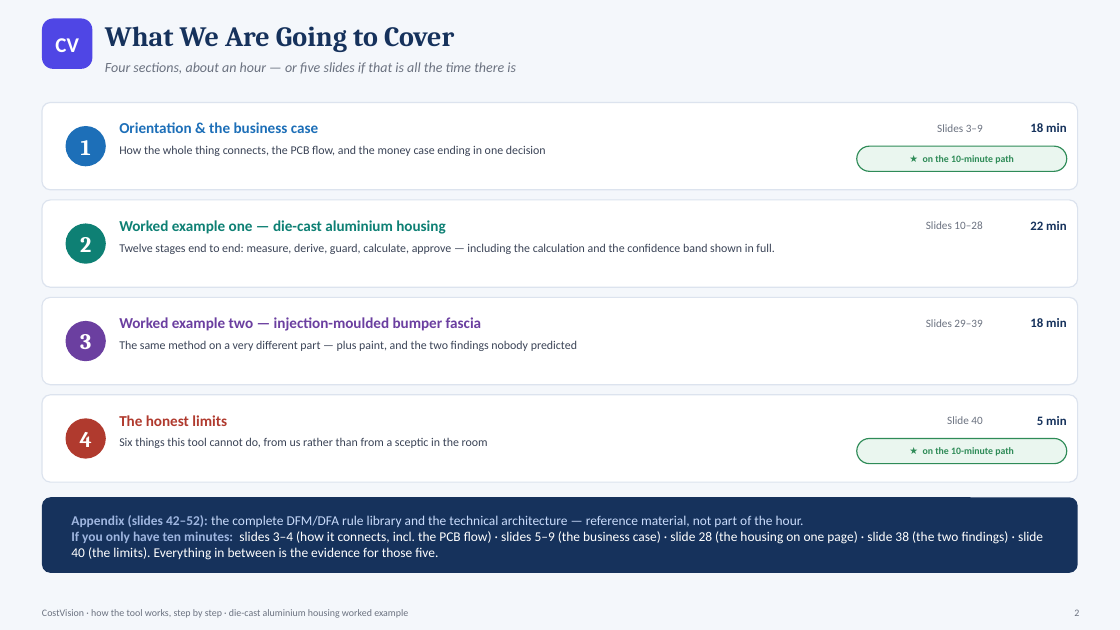
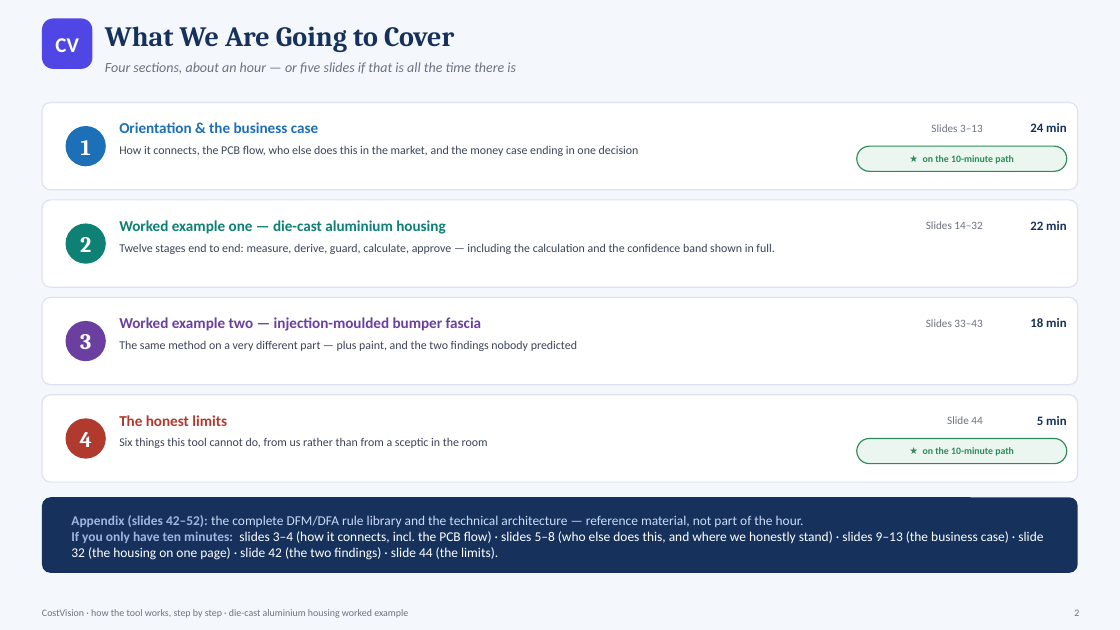
Before and after one commit to bhosaleavinash546/leamington-marathi, a slide deck: slide 2 of CostVision-Workflow-Explained.pptx. Drawn at 1120x630 pixels with LibreOffice and Linux fonts; fonts in the diff are those of the drawing. Boxes give left, top, right and bottom in pixels: in the first picture for what was removed or moved away, otherwise in the second. Text is boxed around its words. In the diff, an @@ line names an element or a change of style, - is before the commit and + after.

```diff
--- a/CostVision-Workflow-Explained.pptx
+++ b/CostVision-Workflow-Explained.pptx
@@ text at [119,145,639,156]: text changed @@
-How the whole thing connects, the PCB flow, and the money case ending in one decision
+How it connects, the PCB flow, who else does this in the market, and the money case ending in one decision
@@ text at [931,124,983,132]: text changed @@
-Slides 3–9
+Slides 3–13
@@ text at [1030,123,1067,132]: text changed @@
-18 min
+24 min
@@ text at [926,221,982,229]: text changed @@
-Slides 10–28
+Slides 14–32
@@ text at [926,319,982,327]: text changed @@
-Slides 29–39
+Slides 33–43
@@ text at [947,416,982,424]: text changed @@
-Slide 40
+Slide 44
@@ text at [71,515,1043,560]: text changed @@
-Appendix (slides 42–52): the complete DFM/DFA rule library and the technical architecture — reference material, not part of the hour.
-If you only have ten minutes: slides 3–4 (how it connects, incl. the PCB flow) · slides 5–9 (the business case) · slide 28 (the housing on one page) · slide 38 (the two findings) · slide 40 (the limits). Everything in between is the evidence for those five.
+Appendix (slides 42–52): the complete DFM/DFA rule library and the technical architecture — reference material, not part of the hour.
+If you only have ten minutes: slides 3–4 (how it connects, incl. the PCB flow) · slides 5–8 (who else does this, and where we honestly stand) · slides 9–13 (the business case) · slide 32 (the housing on one page) · slide 42 (the two findings) · slide 44 (the limits).
```
Also in this commit, not shown: 48 other slides changed, 4 slides added, 1 other file.
